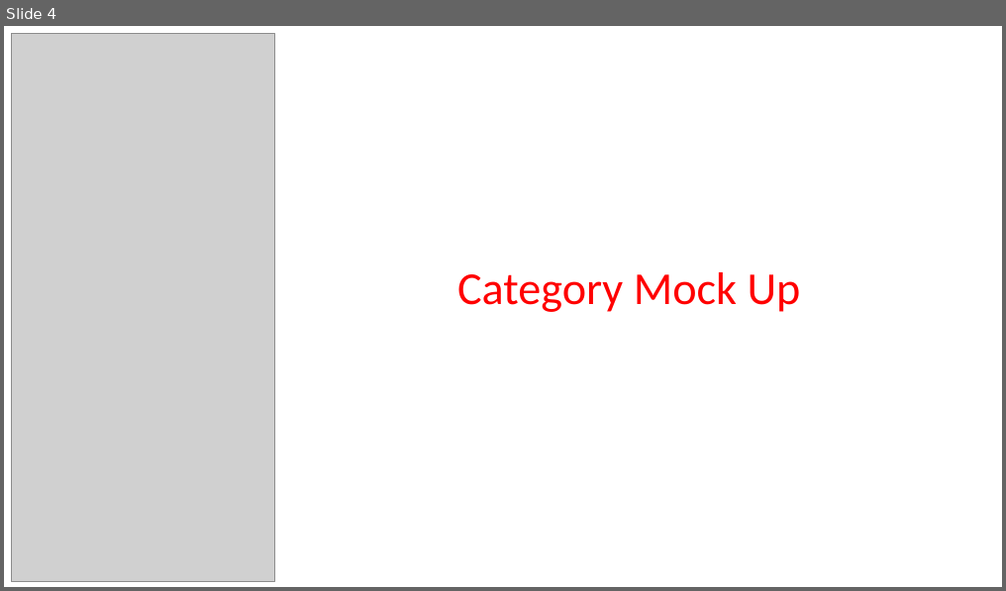
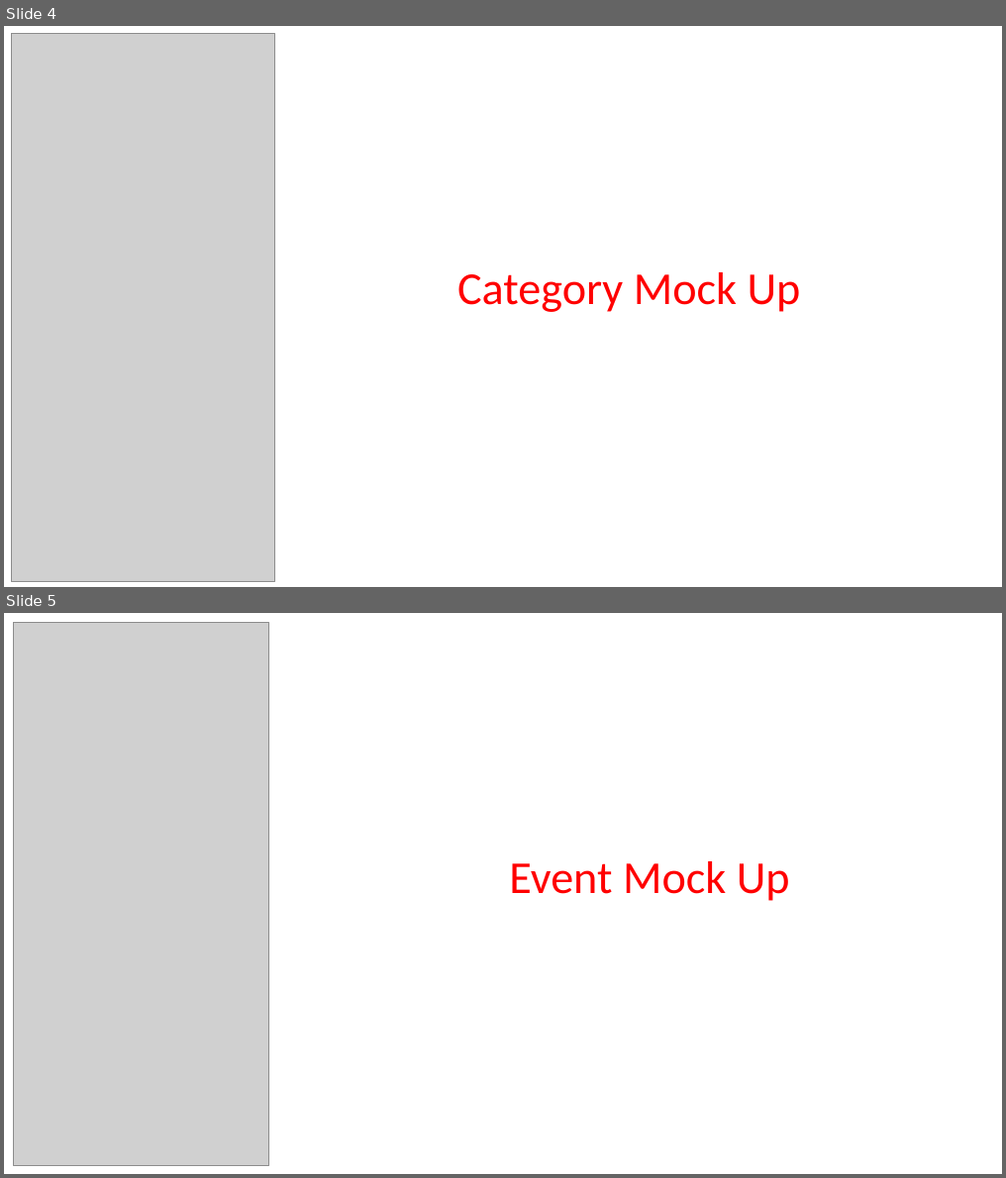
Before and after one commit to pnc-virtual-company/2021-G4-V2-PART1, a slide deck: docs/Mock_Up.pptx. Shown one above the other, each under a label of ours: slide 4 before the commit, slides 4 and 5 after it. The pictures are 1006x591 and 1006x1178 pixels, drawn with LibreOffice and Linux fonts; fonts in the diff are those of the drawing; grey boxes stand for pictures. Boxes give left, top, right and bottom in pixels: in the first picture for what was removed or moved away, otherwise in the second. Text is boxed around its words. In the diff, an @@ line names an element or a change of style, - is before the commit and + after.

Commit message:
#29 event Mock Up was updated

```diff
--- a/docs/Mock_Up.pptx
+++ b/docs/Mock_Up.pptx
@@ slide 5 added at (4, 613, 1002, 1174), background #FFFFFF @@
@@ picture added at (14, 622, 268, 1166) @@
@@ text added at (509, 861, 790, 901), 44 pt, text #FF0000 @@
+Event Mock Up
```
